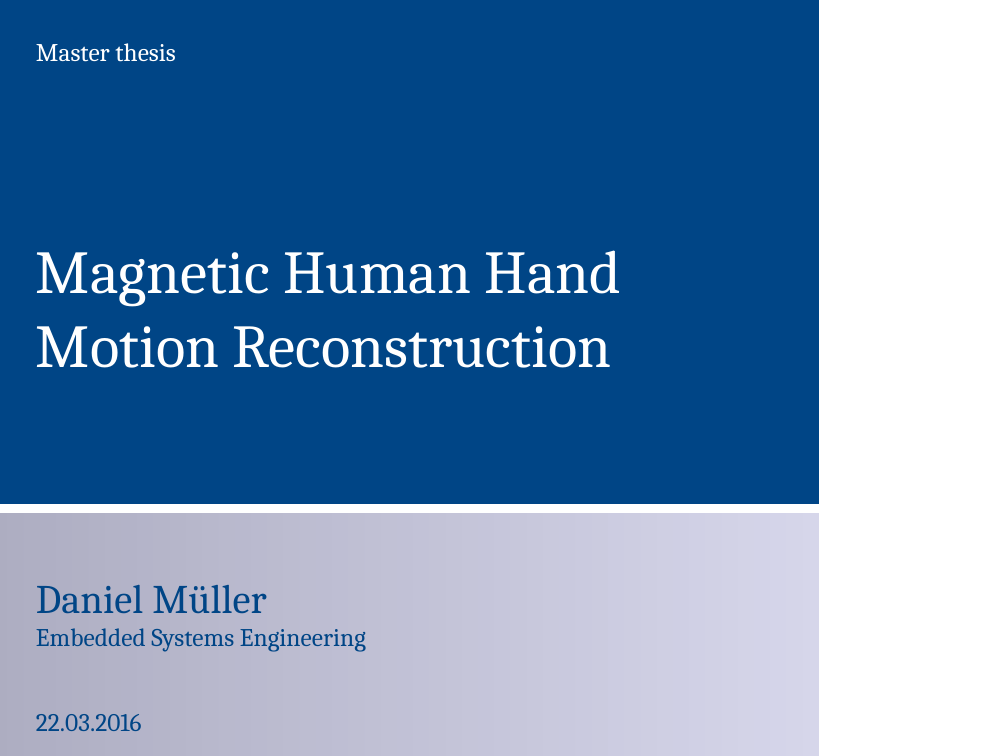
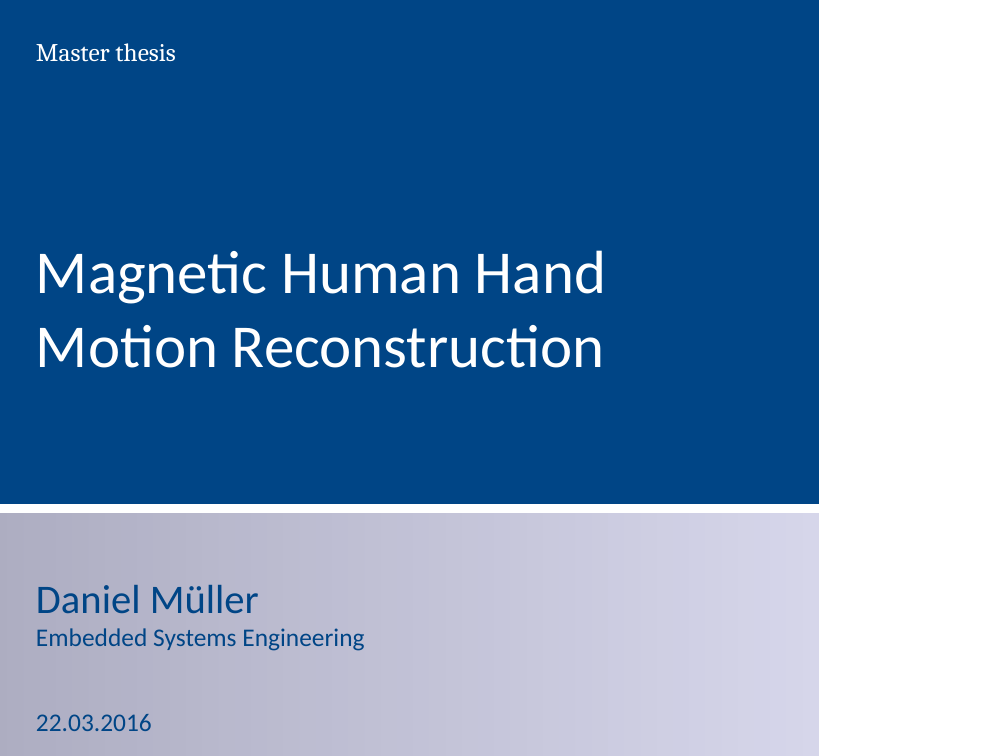
Before and after one commit to MuellerDaniel/SensGlove, a slide deck: slide 1 of praes/preasi.odp. Drawn at 1008x756 pixels with LibreOffice and Linux fonts; fonts in the diff are those of the drawing; background and template pictures are left out. Boxes give left, top, right and bottom in pixels: in the first picture for what was removed or moved away, otherwise in the second. Text is boxed around its words. In the diff, an @@ line names an element or a change of style, - is before the commit and + after.

```diff
--- a/praes/preasi.odp
+++ b/praes/preasi.odp
@@ font Cambria to Calibri in 3 elements at [36,250,606,368], [36,714,152,731], [36,585,364,651] @@
```
Also in this commit, not shown: 15 other slides changed.
